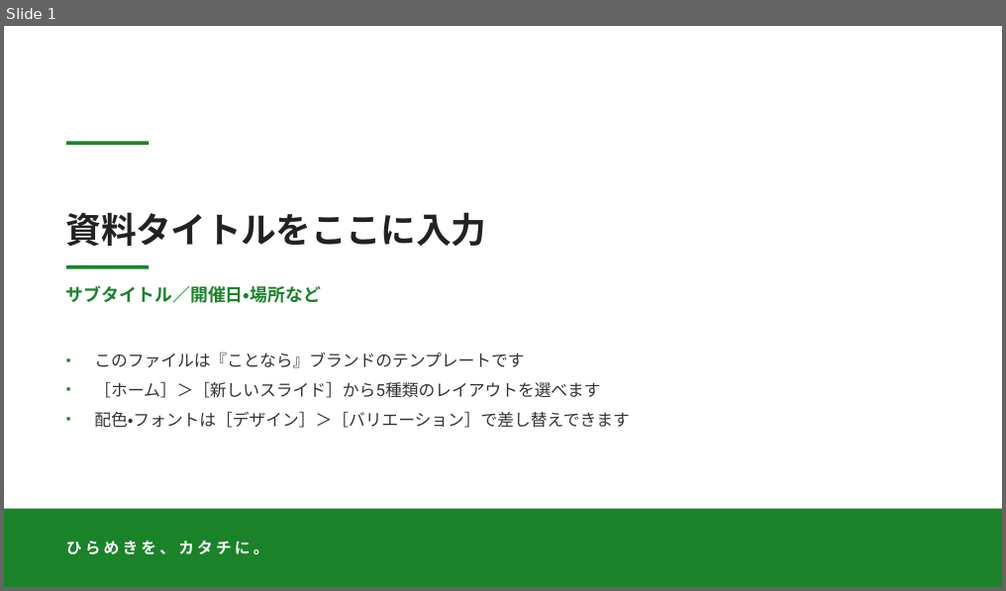
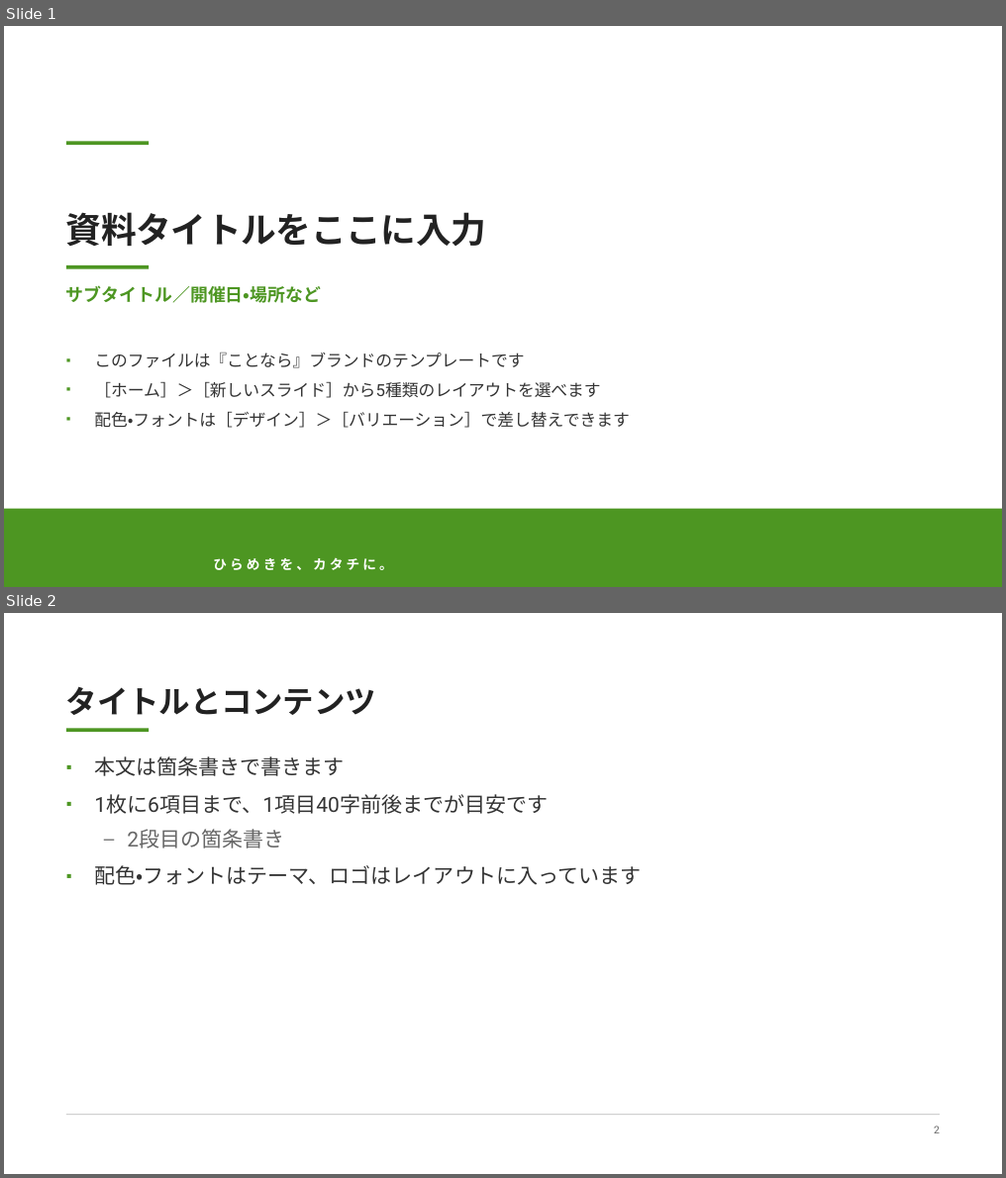
Before and after one commit to kotonara-tech/slide-template, a slide deck: kotonara-brand-template.pptx. Shown one above the other, each under a label of ours: slide 1 before the commit, slides 1 and 2 after it. The pictures are 1006x591 and 1006x1178 pixels, drawn with LibreOffice and Linux fonts; fonts in the diff are those of the drawing; background and template pictures are left out. Boxes give left, top, right and bottom in pixels: in the first picture for what was removed or moved away, otherwise in the second. Text is boxed around its words. In the diff, an @@ line names an element or a change of style, - is before the commit and + after.

```diff
--- a/kotonara-brand-template.pptx
+++ b/kotonara-brand-template.pptx
@@ slide 2 added at <box>4,613,1002,1174</box>, background #FFFFFF; not listed: 1 template element that a slide beside it also shows @@
@@ title added at <box>66,686,376,715</box>, 30 pt, text #222222, bold @@
+タイトルとコンテンツ
@@ text added at <box>94,757,641,885</box>, 20 pt, text #333333 @@
+▪ 本文は箇条書きで書きます
+▪ 1枚に6項目まで、1項目40字前後までが目安です
+  – 2段目の箇条書き
+▪ 配色・フォントはテーマ、ロゴはレイアウトに入っています
@@ rectangle added at <box>66,1115,940,1115</box>, fill #666666 at 25% opacity @@
@@ rectangle added at <box>66,1115,940,1115</box>, fill #666666 at 25% opacity @@
@@ page number added at <box>934,1126,940,1134</box>, 10 pt, text #666666 @@
+2
@@ slide 1 changed as well @@
@@ rectangle at <box>66,141,149,145</box>: fill #1A832A to #4D9622 @@
@@ subtitle "サブタイトル／開催日・場所など" at <box>66,285,321,303</box>: text colour #1A832A to #4D9622 @@
@@ rectangle at <box>66,266,149,270</box>: fill #1A832A to #4D9622 @@
@@ text "このファイルは『ことなら』ブランドのテンプレートです" at <box>94,353,629,428</box>: bullet colour #1A832A to #4D9622 @@
@@ rectangle "ひらめきを、カタチに。" at <box>4,509,1002,587</box>: size 15 to 13 pt; vertical alignment middle to bottom; fill #1A832A to #4D9622 @@
```
Also in this commit, not shown: 3 other slides added, 19 other files.
